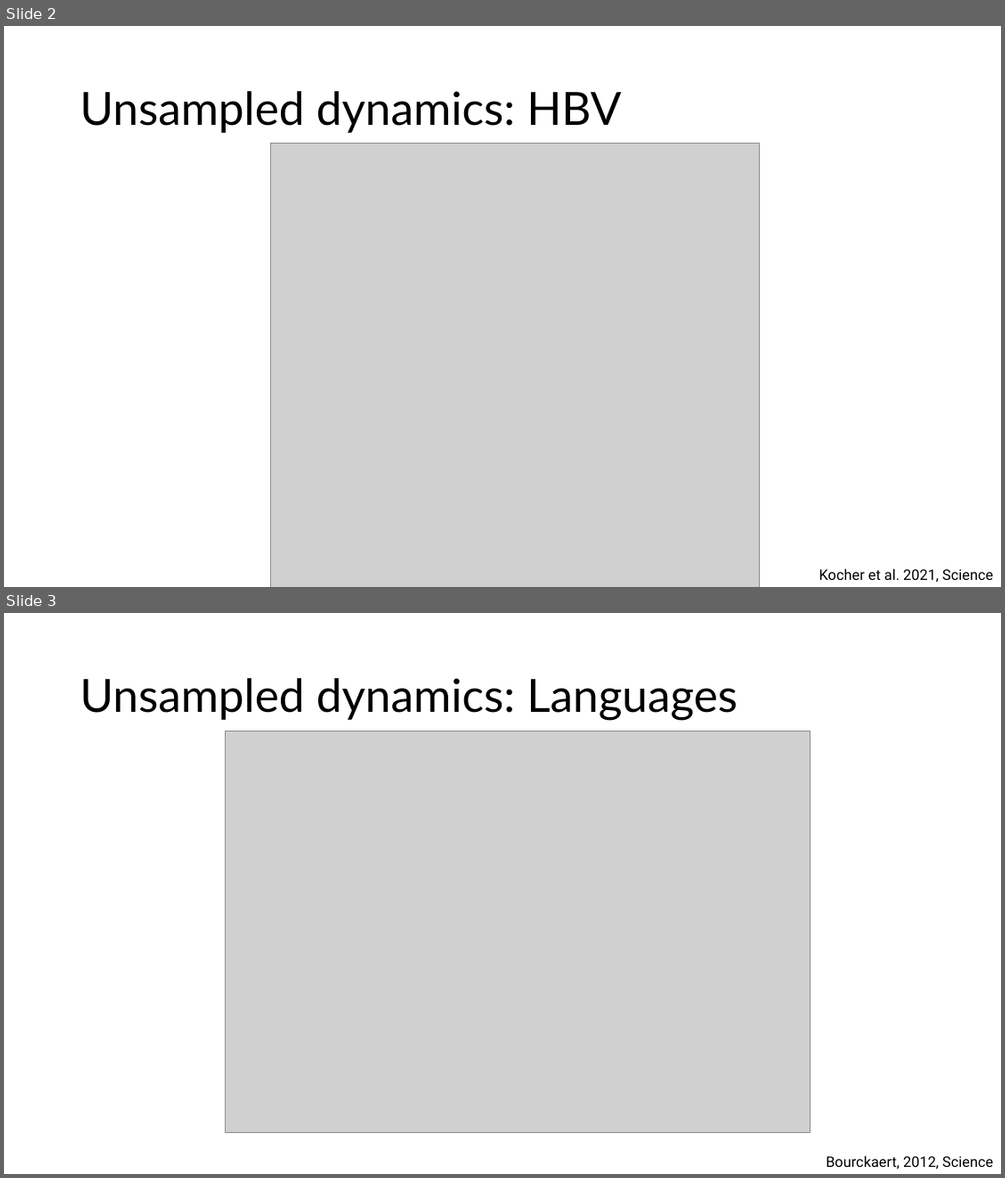
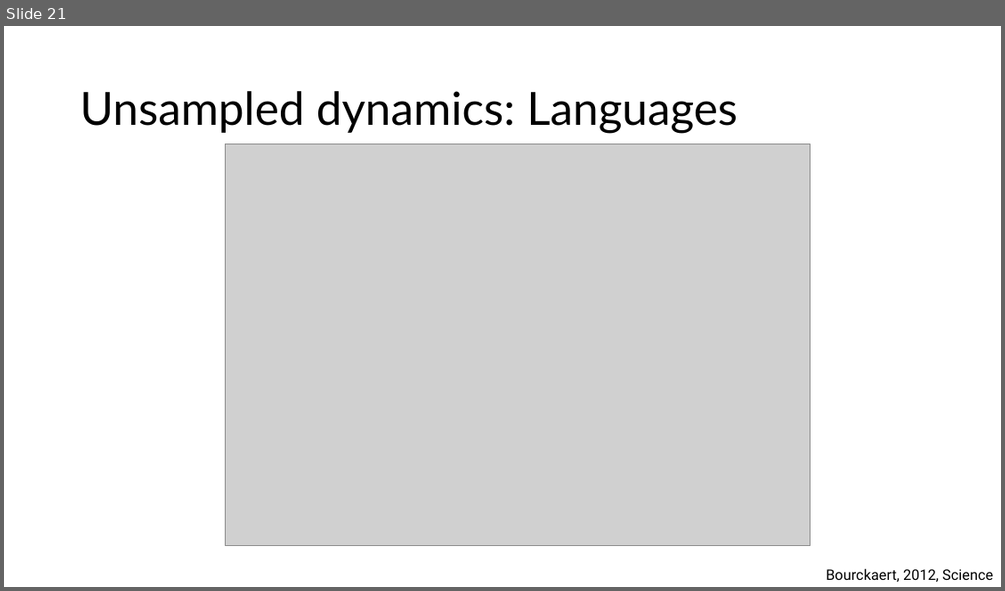
Before and after one commit to JuliaPalacios/SISMID_EvolutionaryDynamics, a slide deck: Lectures/other_apporaches.pptx. Shown one above the other, each under a label of ours: slides 2 and 3 before the commit, slide 21 after it. The pictures are 1005x1178 and 1005x591 pixels, drawn with LibreOffice and Linux fonts; fonts in the diff are those of the drawing; grey boxes stand for pictures. Boxes give left, top, right and bottom in pixels: in the first picture for what was removed or moved away, otherwise in the second. Text is boxed around its words. In the diff, an @@ line names an element or a change of style, - is before the commit and + after.

```diff
--- a/Lectures/other_apporaches.pptx
+++ b/Lectures/other_apporaches.pptx
@@ slide 2 removed at (4,26,1001,587), background #FFFFFF @@
@@ title removed at (80,91,621,133) @@
-Unsampled dynamics: HBV
@@ picture removed at (271,143,760,587) @@
@@ text removed at (819,568,993,581) @@
-Kocher et al. 2021, Science
@@ what was slide 3 is now slide 21 @@
```
Also in this commit, not shown: 10 slides added, 5 other slides removed, 1 other file.
